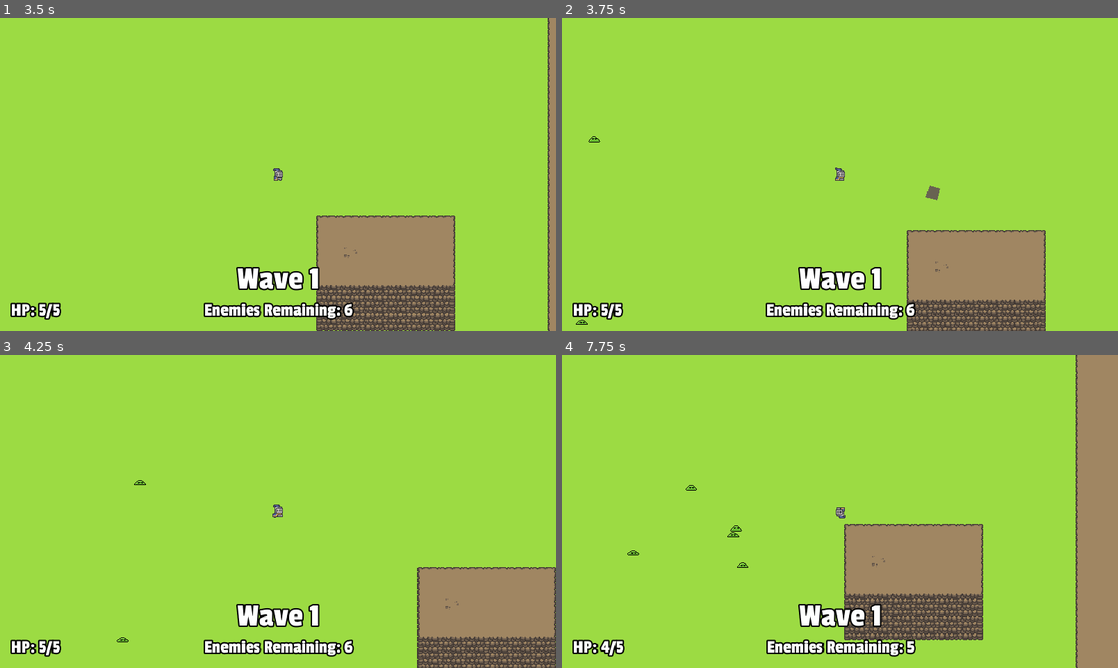
Above: before the commit, frames 1-4 (two rows, left to right).
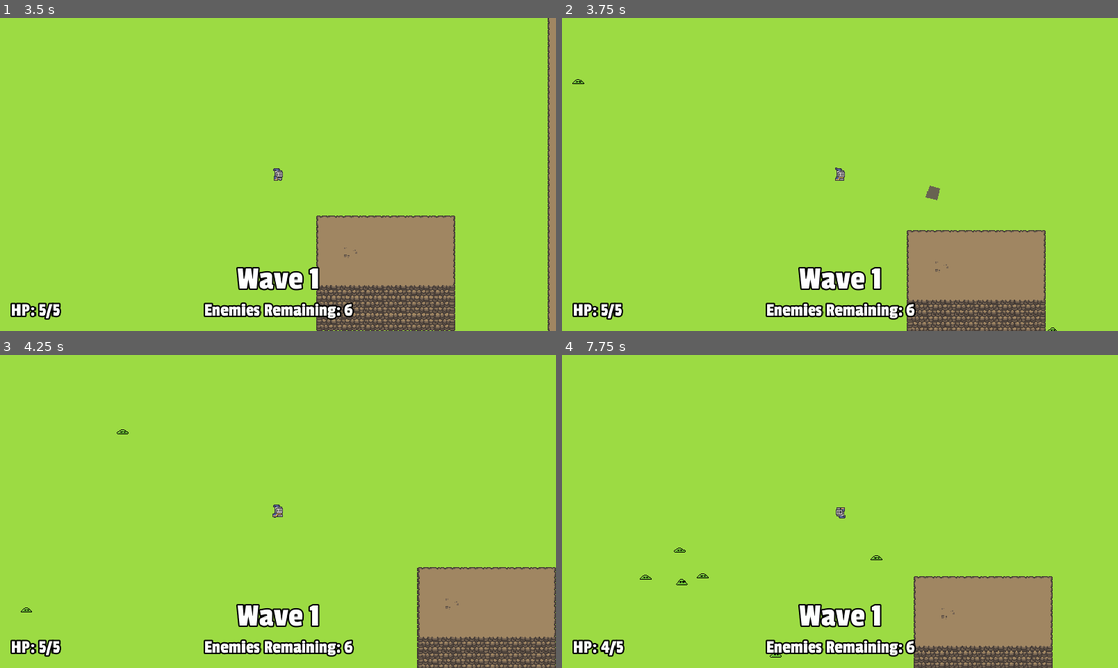
Above: after the commit, the same moments.

Repository: stuson/go-godot-4-game-jam
Game: Godot game, scene res://stages/Level.tscn
The game is run twice, just before and just after one commit, with the same random seed, the same clock (stepped at 60 frames per second) and the same inputs.
Inputs (mouse positions are in pixels of both pictures, inside the frame that each line leads up to):
- Up to frame 1 (3.5 s): tap Enter at 0.5 s; move the mouse to (400, 158) at 0.52 s; press the mouse at (400, 158) at 0.53 s; hold D (move_right) 0.53-1.28 s; move the mouse to (166, 190) at 1.27 s; release the mouse at (166, 190) at 1.28 s; hold S (move_down) 1.28-2.03 s; tap Space (roll) at 1.35, 2.85 s; move the mouse to (333, 105) at 2.02 s; press the mouse at (333, 105) at 2.03 s; hold D (move_right) 2.03-2.78 s; move the mouse to (250, 237) at 2.77 s; release the mouse at (250, 237) at 2.78 s; hold W (move_up) from 2.78 s (still down)
- Up to frame 2 (3.75 s): move the mouse to (1006, 221) at 3.52 s; release W (move_up) at 3.53 s; press the mouse at (1006, 221) at 3.53 s; hold A (move_left) from 3.53 s (still down)
- Up to frame 3 (4.25 s): keep holding A (move_left)
- Up to frame 4 (7.75 s): move the mouse to (673, 464) at 4.27 s; release the mouse at (673, 464) at 4.28 s; tap Space (roll) at 4.35, 5.85, 7.35 s; move the mouse to (867, 511) at 5.02 s; release A (move_left) at 5.03 s; press the mouse at (867, 511) at 5.03 s; hold S (move_down) 5.03-5.78 s; move the mouse to (756, 433) at 5.77 s; release the mouse at (756, 433) at 5.78 s; hold D (move_right) 5.78-6.53 s; move the mouse to (962, 495) at 6.52 s; press the mouse at (962, 495) at 6.53 s; hold W (move_up) 6.53-7.28 s; move the mouse to (728, 527) at 7.27 s; release the mouse at (728, 527) at 7.28 s; hold D (move_right) from 7.28 s (still down)

Frame 1 is identical in both runs. In frame 2, less than 0.1% of the frame differs, in the area x 1-89%, y 19-100%; in frame 3, less than 0.1%; in frame 4, 21%, in the area x 11-100%, y 0-100%.

Commit message:
Adjust navigation

Diff:
--- a/characters/enemies/Enemy.tscn
+++ b/characters/enemies/Enemy.tscn
@@ -36,8 +36,6 @@
 shape = SubResource( 2 )
 
 [node name="NavigationAgent2D" type="NavigationAgent2D" parent="."]
-avoidance_enabled = true
-radius = 30.0
 
 [node name="NavigationRefreshTimer" type="Timer" parent="."]
 wait_time = 0.2
--- a/characters/enemies/attacker_enemy/AttackerEnemy.tscn
+++ b/characters/enemies/attacker_enemy/AttackerEnemy.tscn
@@ -39,8 +39,6 @@
 shape = SubResource( 2 )
 
 [node name="NavigationAgent2D" type="NavigationAgent2D" parent="."]
-avoidance_enabled = true
-radius = 30.0
 
 [node name="NavigationRefreshTimer" type="Timer" parent="."]
 wait_time = 0.2
--- a/characters/enemies/basic_enemy/BasicEnemy.tscn
+++ b/characters/enemies/basic_enemy/BasicEnemy.tscn
@@ -214,7 +214,7 @@
 [node name="AnimatedSprite" type="AnimatedSprite" parent="."]
 material = ExtResource( 4 )
 frames = SubResource( 25 )
-frame = 8
+frame = 19
 playing = true
 centered = false
 offset = Vector2( -8, -12 )
@@ -234,8 +234,6 @@
 shape = SubResource( 41 )
 
 [node name="NavigationAgent2D" type="NavigationAgent2D" parent="."]
-avoidance_enabled = true
-radius = 30.0
 
 [node name="NavigationRefreshTimer" type="Timer" parent="."]
 wait_time = 0.2
--- a/characters/enemies/tank_enemy/TankEnemy.tscn
+++ b/characters/enemies/tank_enemy/TankEnemy.tscn
@@ -233,7 +233,7 @@
 [node name="AnimatedSprite" type="AnimatedSprite" parent="."]
 material = ExtResource( 4 )
 frames = SubResource( 26 )
-frame = 6
+frame = 22
 playing = true
 centered = false
 offset = Vector2( -16, -24 )
@@ -253,8 +253,6 @@
 shape = SubResource( 45 )
 
 [node name="NavigationAgent2D" type="NavigationAgent2D" parent="."]
-avoidance_enabled = true
-radius = 60.0
 
 [node name="NavigationRefreshTimer" type="Timer" parent="."]
 wait_time = 0.2
--- a/stages/Level.tscn
+++ b/stages/Level.tscn
@@ -905,9 +905,9 @@
 0/z_index = 0
 
 [sub_resource type="NavigationPolygon" id=5]
-vertices = PoolVector2Array( 1538, -270, 1543, 810, 1462, 544, 1459, 330, 1225, 540, -388, 800, 130, 634, -384, -271, 1224, 332, -151, 575, -32, 574, -33, 602, 210, 523, 209, 601, 120, 457, 33, 603, 32, 633, 17, 458, 17, 395, 131, 600, 119, 520, -149, 396 )
-polygons = [ PoolIntArray( 0, 1, 2, 3 ), PoolIntArray( 4, 2, 1, 5, 6 ), PoolIntArray( 7, 0, 3, 8 ), PoolIntArray( 9, 10, 11, 5 ), PoolIntArray( 12, 8, 4, 13 ), PoolIntArray( 7, 8, 12, 14 ), PoolIntArray( 11, 15, 16, 5 ), PoolIntArray( 14, 17, 18 ), PoolIntArray( 6, 19, 13 ), PoolIntArray( 12, 20, 14 ), PoolIntArray( 7, 14, 18 ), PoolIntArray( 7, 18, 21 ), PoolIntArray( 5, 7, 21, 9 ), PoolIntArray( 5, 16, 6 ), PoolIntArray( 4, 6, 13 ) ]
-outlines = [ PoolVector2Array( -384, -271, 1538, -270, 1543, 810, -388, 800 ), PoolVector2Array( -149, 396, 17, 395, 17, 458, 120, 457, 119, 520, 210, 523, 209, 601, 131, 600, 130, 634, 32, 633, 33, 603, -33, 602, -32, 574, -151, 575 ), PoolVector2Array( 1224, 332, 1459, 330, 1462, 544, 1225, 540 ) ]
+vertices = PoolVector2Array( 196, 539, 1238, 517, 1447, 518, 195, 583, 1448, 346, 1538, -270, 1543, 810, -388, 800, 103, 612, -384, -271, 1241, 347, 102, 538, 104, 474, -136, 550, -6, 551, -6, 583, 8, 473, 8, 411, 58, 584, 58, 613, 104, 583, -134, 411 )
+polygons = [ PoolIntArray( 0, 1, 2, 3 ), PoolIntArray( 4, 5, 6, 2 ), PoolIntArray( 3, 2, 6, 7, 8 ), PoolIntArray( 9, 5, 4, 10 ), PoolIntArray( 0, 11, 12 ), PoolIntArray( 13, 14, 15 ), PoolIntArray( 12, 16, 17 ), PoolIntArray( 15, 18, 19 ), PoolIntArray( 8, 20, 3 ), PoolIntArray( 9, 10, 1, 0, 12 ), PoolIntArray( 9, 12, 17 ), PoolIntArray( 9, 17, 21 ), PoolIntArray( 7, 9, 21, 13 ), PoolIntArray( 19, 8, 7 ), PoolIntArray( 19, 7, 13, 15 ) ]
+outlines = [ PoolVector2Array( -384, -271, 1538, -270, 1543, 810, -388, 800 ), PoolVector2Array( -134, 411, 8, 411, 8, 473, 104, 474, 102, 538, 196, 539, 195, 583, 104, 583, 103, 612, 58, 613, 58, 584, -6, 583, -6, 551, -136, 550 ), PoolVector2Array( 1241, 347, 1448, 346, 1447, 518, 1238, 517 ) ]
 
 [node name="Level" type="Node2D"]
 
